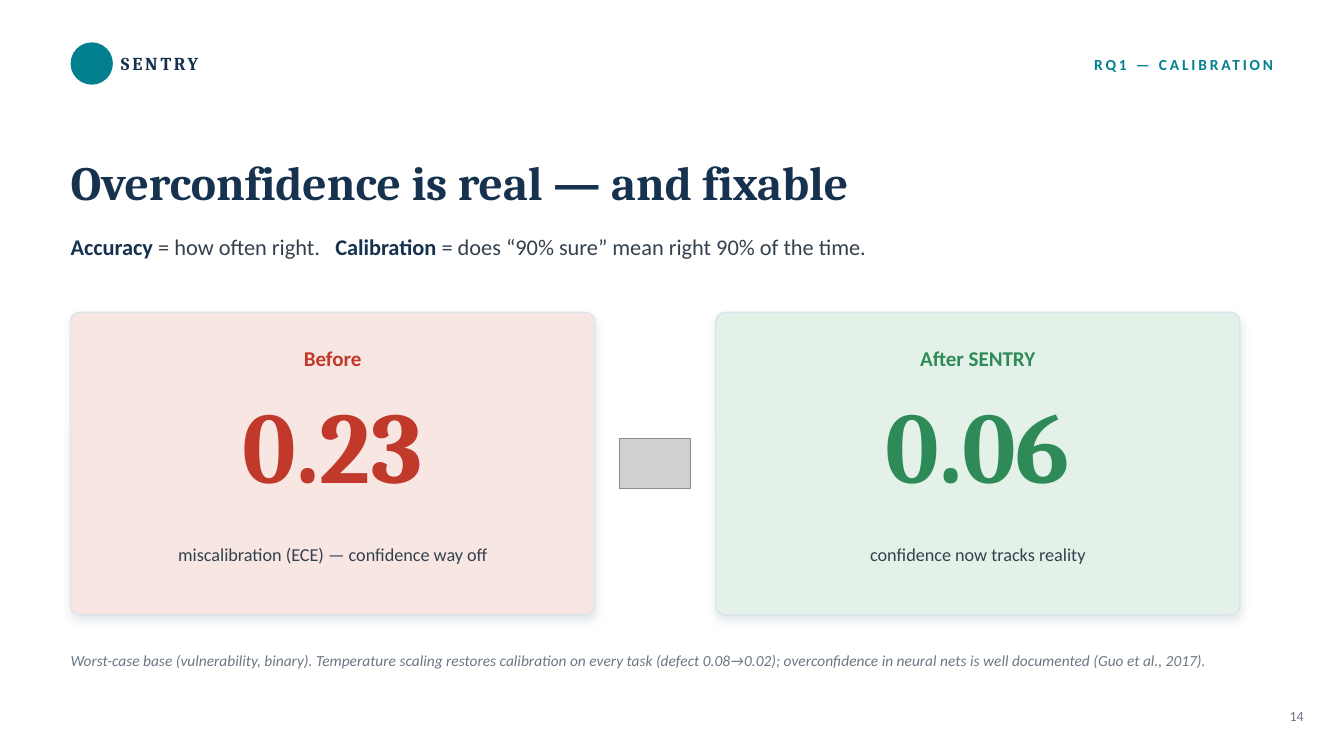
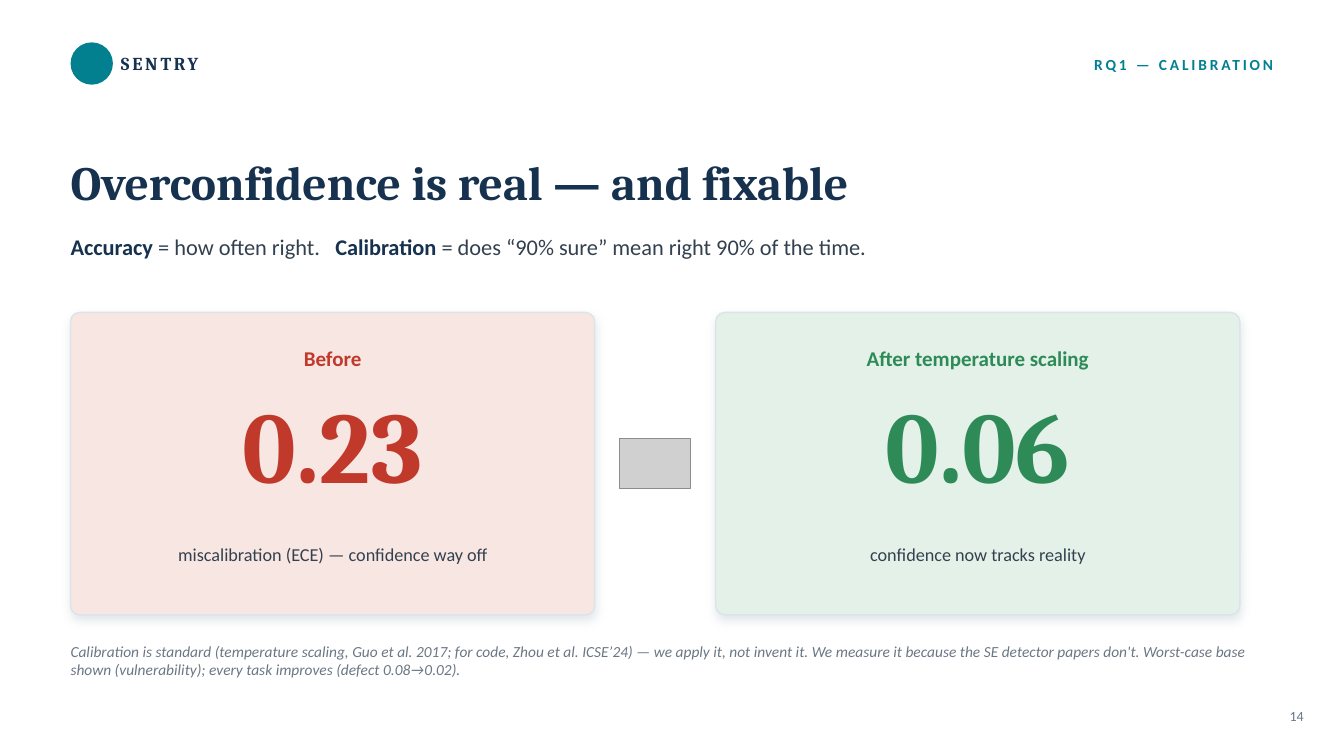
Before and after one commit to jsureka/SENTRY, a slide deck: slide 18 of presentation/SENTRY_results_discussion.pptx (slide 14 before the commit). Drawn at 1344x756 pixels with LibreOffice and Linux fonts; fonts in the diff are those of the drawing; grey boxes stand for pictures; background and template pictures are left out. Boxes give left, top, right and bottom in pixels: in the first picture for what was removed or moved away, otherwise in the second. Text is boxed around its words. In the diff, an @@ line names an element or a change of style, - is before the commit and + after.

```diff
--- a/presentation/SENTRY_results_discussion.pptx
+++ b/presentation/SENTRY_results_discussion.pptx
@@ text at <box>867,351,1089,370</box>: text changed @@
-After SENTRY
+After temperature scaling
@@ text at <box>71,646,1245,678</box>: text changed @@
-Worst-case base (vulnerability, binary). Temperature scaling restores calibration on every task (defect 0.08→0.02); overconfidence in neural nets is well documented (Guo et al., 2017).
+Calibration is standard (temperature scaling, Guo et al. 2017; for code, Zhou et al. ICSE’24) — we apply it, not invent it. We measure it because the SE detector papers don't. Worst-case base shown (vulnerability); every task improves (defect 0.08→0.02).
```
Also in this commit, not shown: 1 other slide changed, 10 slides added, 3 other files.
